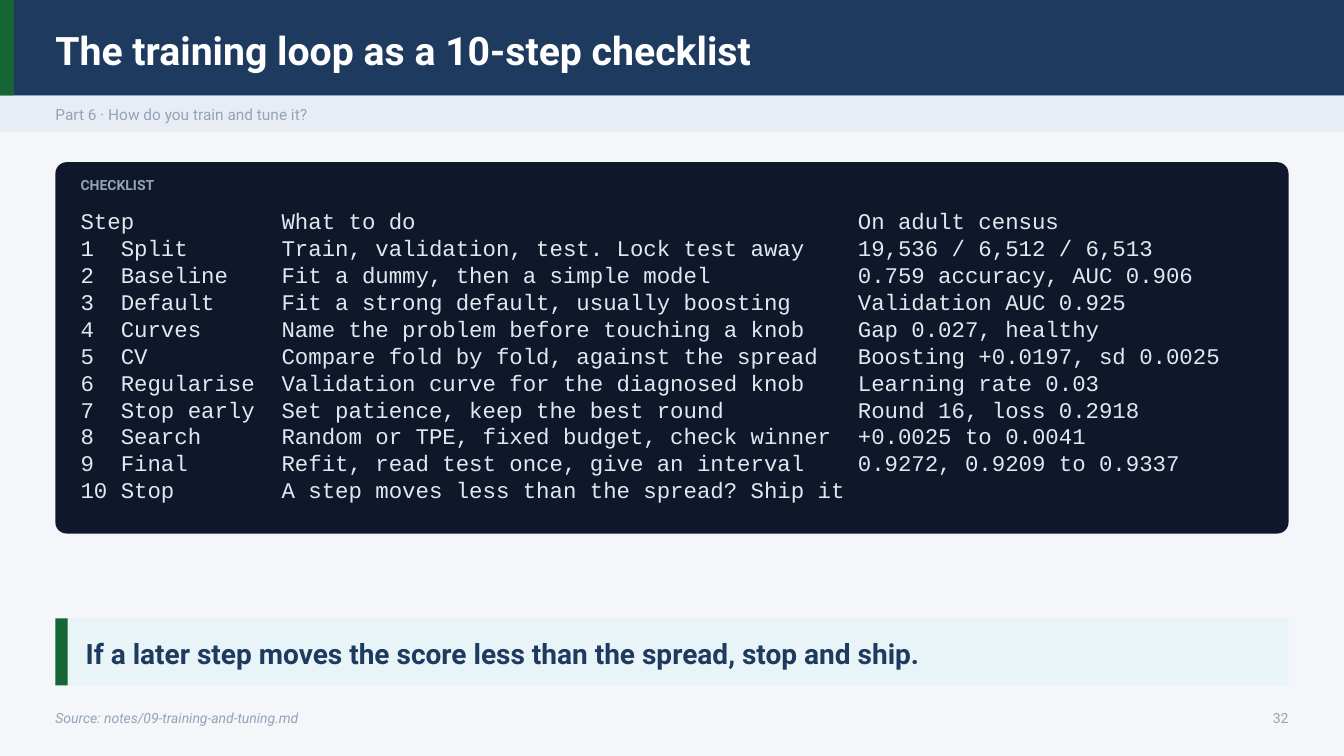
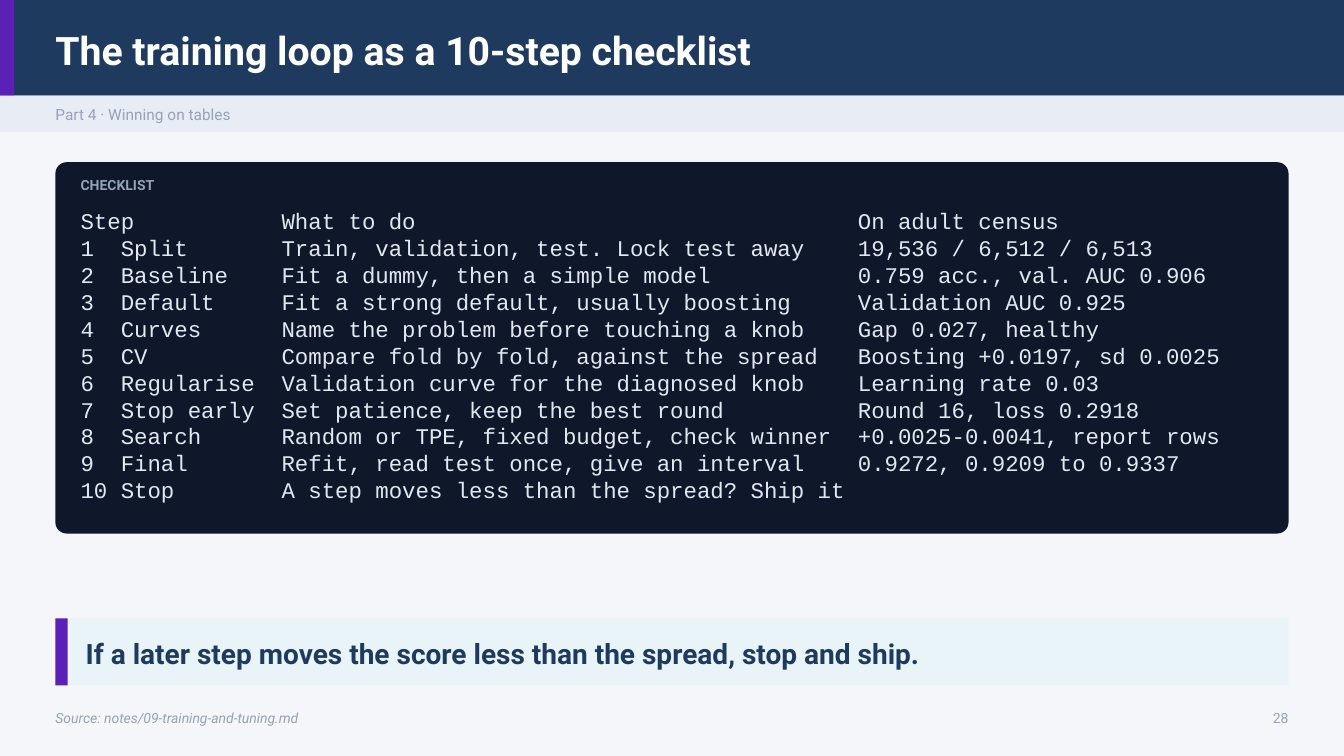
Before and after one commit to ramseywise/learn-ai-engineering, a slide deck: slide 28 of data-science/01-classical-ml/slides/classical-ml.pptx (slide 32 before the commit). Drawn at 1344x756 pixels with LibreOffice and Linux fonts; fonts in the diff are those of the drawing. Boxes give left, top, right and bottom in pixels: in the first picture for what was removed or moved away, otherwise in the second. Text is boxed around its words. In the diff, an @@ line names an element or a change of style, - is before the commit and + after.

```diff
--- a/data-science/01-classical-ml/slides/classical-ml.pptx
+++ b/data-science/01-classical-ml/slides/classical-ml.pptx
@@ rectangle at bbox=[0, 0, 14, 96]: fill #166534 to #5B21B6 @@
@@ text at bbox=[55, 108, 231, 123]: text changed @@
-Part 6 · How do you train and tune it?
+Part 4 · Winning on tables
@@ text at bbox=[282, 267, 1206, 288]: text changed @@
-2 Baseline Fit a dummy, then a simple model 0.759 accuracy, AUC 0.906
+2 Baseline Fit a dummy, then a simple model 0.759 acc., val. AUC 0.906
@@ text at bbox=[282, 428, 1220, 449]: text changed @@
-8 Search Random or TPE, fixed budget, check winner +0.0025 to 0.0041
+8 Search Random or TPE, fixed budget, check winner +0.0025-0.0041, report rows
@@ rectangle at bbox=[55, 618, 68, 686]: fill #166534 to #5B21B6 @@
@@ text at bbox=[1273, 713, 1289, 723]: text changed @@
-32
+28
```
Also in this commit, not shown: 51 other slides changed, 9 slides added, 3 slides removed, 38 other files.
